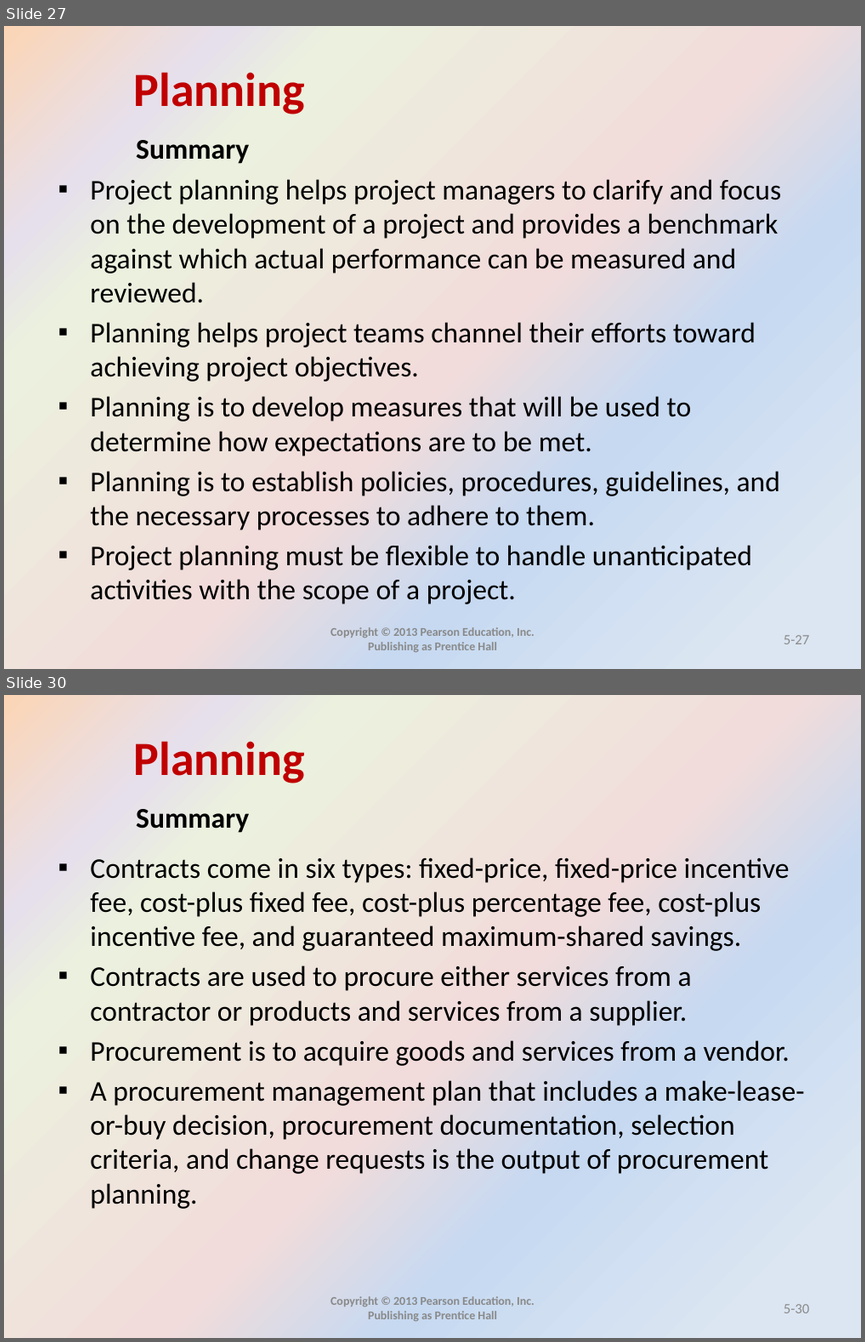
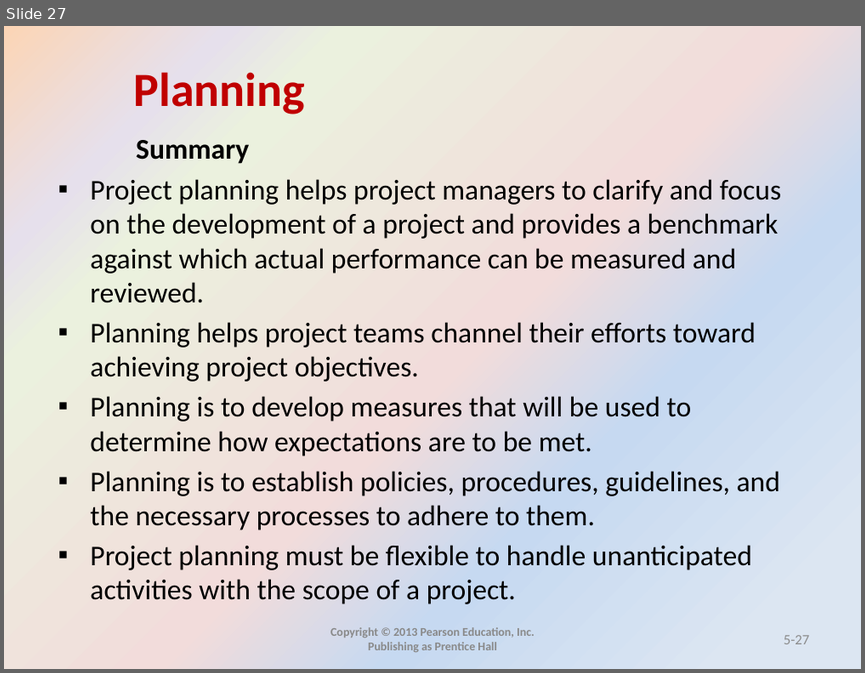
Before and after one commit to mohandesosama/is_project_management, a slide deck: IS-PM-Slides/05_planning _ch5.pptx. Shown one above the other, each under a label of ours: slides 27 and 30 before the commit, slide 27 after it; the slides between them are not shown. The pictures are 865x1342 and 865x673 pixels, drawn with LibreOffice and Linux fonts; fonts in the diff are those of the drawing. Boxes give left, top, right and bottom in pixels: in the first picture for what was removed or moved away, otherwise in the second. Text is boxed around its words. In the diff, an @@ line names an element or a change of style, - is before the commit and + after.

```diff
--- a/IS-PM-Slides/05_planning _ch5.pptx
+++ b/IS-PM-Slides/05_planning _ch5.pptx
@@ slide 30 removed at (4, 695, 861, 1338), background gradient #DCE6F2 to #C6D9F1 to #F2DCDB to #EBF1DE to #E6E0EC to #FCD5B5; not listed: 1 template element that a slide beside it also shows @@
@@ text removed at (136, 809, 249, 833) @@
-Summary
@@ text removed at (90, 857, 805, 1208) @@
-▪ Contracts come in six types: fixed-price, fixed-price incentive fee, cost-plus fixed fee, cost-plus percentage fee, cost-plus incentive fee, and guaranteed maximum-shared savings.
-▪ Contracts are used to procure either services from a contractor or products and services from a supplier.
-▪ Procurement is to acquire goods and services from a vendor.
-▪ A procurement management plan that includes a make-lease-or-buy decision, procurement documentation, selection criteria, and change requests is the output of procurement planning.
@@ text removed at (330, 1296, 534, 1321) @@
-Copyright © 2013 Pearson Education, Inc. Publishing as Prentice Hall
@@ page number removed at (783, 1304, 810, 1313) @@
-5-30
```
Also in this commit, not shown: 1 slide changed, 5 other slides removed.
